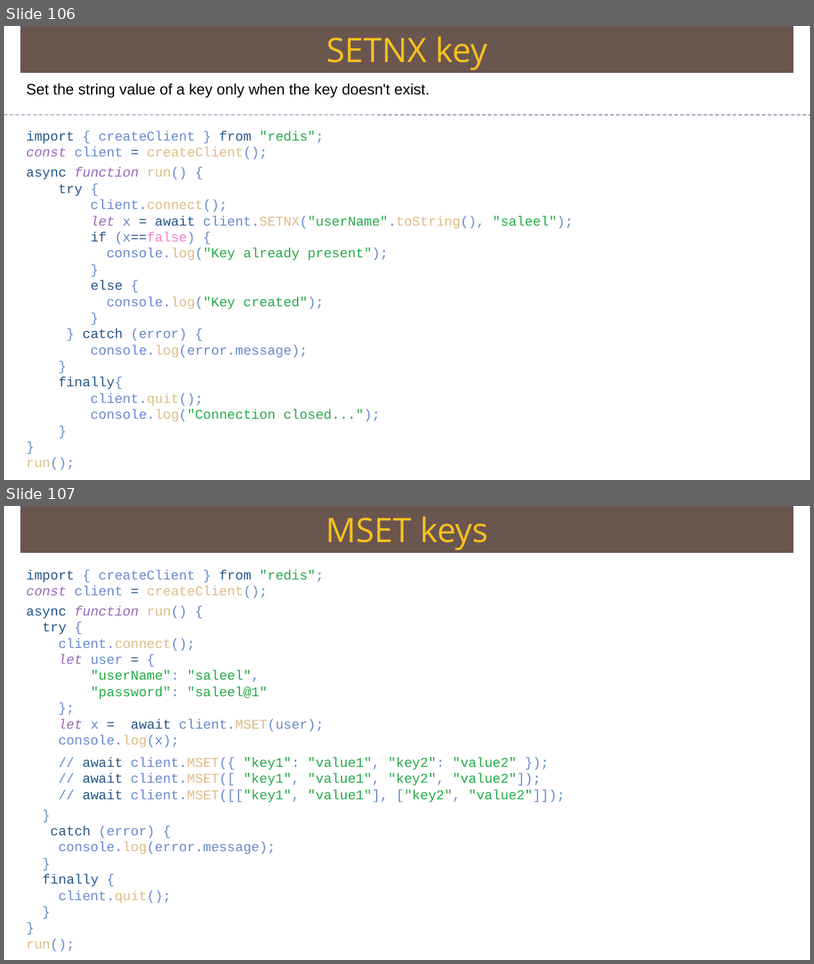
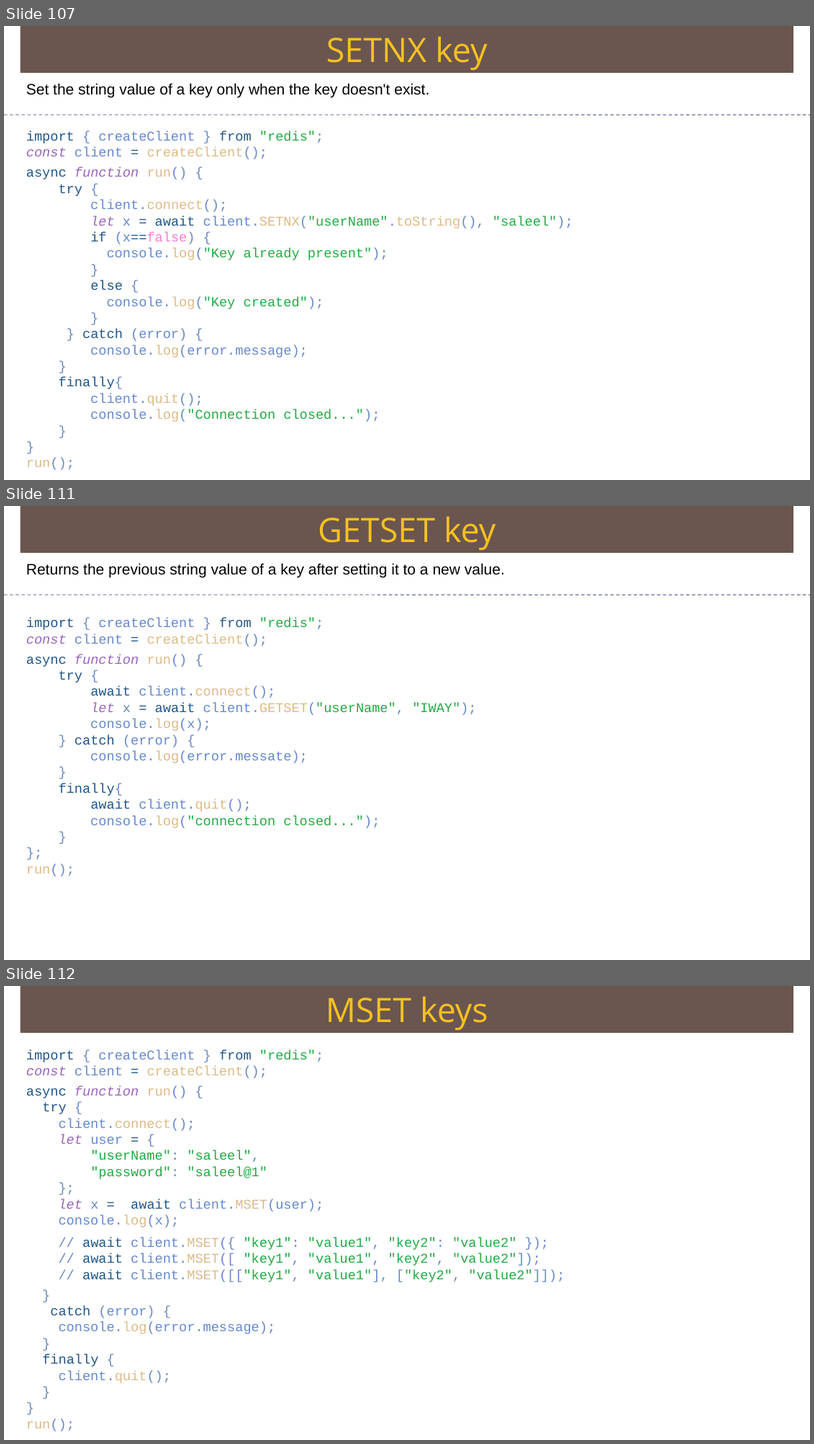
Before and after one commit to Saleel-Bagde/PPT-s, a slide deck: redis Ver2.pptx. Shown one above the other, each under a label of ours: slides 106 and 107 before the commit, slides 107, 111 and 112 after it; the slides between them are not shown. The pictures are 814x964 and 814x1444 pixels, drawn with LibreOffice and Linux fonts; fonts in the diff are those of the drawing. Boxes give left, top, right and bottom in pixels: in the first picture for what was removed or moved away, otherwise in the second. Text is boxed around its words. In the diff, an @@ line names an element or a change of style, - is before the commit and + after.

```diff
--- a/redis Ver2.pptx
+++ b/redis Ver2.pptx
@@ slide 111 added at [4, 506, 810, 960], background #FFFFFF @@
@@ rectangle added at [21, 506, 794, 553], fill #6A5650, 40 pt, text #F7C120 @@
+GETSET key
@@ text added at [26, 563, 505, 577], 18 pt, text #000000 @@
+Returns the previous string value of a key after setting it to a new value.
@@ line added from (4, 595) to (810, 595), #6E78A0 0.99 pt dashed @@
@@ text added at [26, 618, 476, 876], 16 pt, text #6688CC @@
+import { createClient } from "redis";
+const client = createClient();
+async function run() {
+try {
+await client.connect();
+let x = await client.GETSET("userName", "IWAY");
+console.log(x);
+} catch (error) {
+console.log(error.messate);
+}
+finally{
+await client.quit();
+console.log("connection closed...");
+}
+};
+run();
@@ what was slide 106 is now slide 107 @@
@@ what was slide 107 is now slide 112 @@
```
Also in this commit, not shown: 6 other slides added, 2 slides removed.
